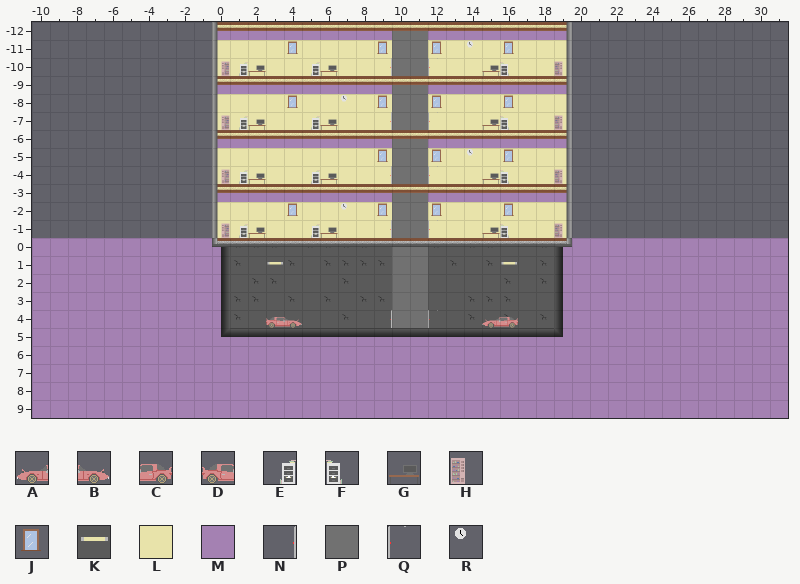
One commit to this Tiled map: Assets/Tiled/Tilemaps/GameWorldBaby.tmx. The picture above is the old version.
Cells are 32x32 px. Shown: x -10..31, y -12..9.
Key: from "MAZDA": A 0, B 0 flipped left-right, C 1, D 1 flipped left-right; from "Office Tileset": E 0, F 0 flipped left-right, G 1, H 2, J 3, K 7, L 30, M 32, N 33, P 34, Q 35, R 45.
_ is an empty cell, # one hidden under a higher layer.
Layers that did not change in this view are not listed.
Layer "Background" before, first column x 3:
-11 LLLLLLL##LLLLLLL
-10 LLLLLLL##LLLLLLL
 -9 MMMMMMM##MMMMMMM
 -8 LLLLLLL##LLLLLLL
 -7 LLLLLLL##LLLLLLL
 -6 MMMMMMM##MMMMMMM
 -5 LLLLLLL##LLLLLLL
 -4 LLLLLLL##LLLLLLL
Layer "Decoration" before, first column x 1:
-12 _________PP________
-11 ___J____JPPJ_R_J___
-10 EG__EG__NPPQ__GF__H
 -9 _________PP________
 -8 ___J__R_JPPJ___J___
 -7 EG__EG__NPPQ__GF__H
 -6 _________PP________
 -5 ________JPPJ_R_J___
 -4 EG__EG__NPPQ__GF__H
 -3 _________PP________
 -2 ___J__R_JPPJ___J___
 -1 EG__EG__NPPQ__GF__H
  0 _________PP________
  1 __K______PP____K___
  2 _________PP________
  3 _________PP________
  4 __DB____NPPQ__AC___
  5 ___________________
  6 ___________________
  7 ___________________
  8 ___________________
The result:
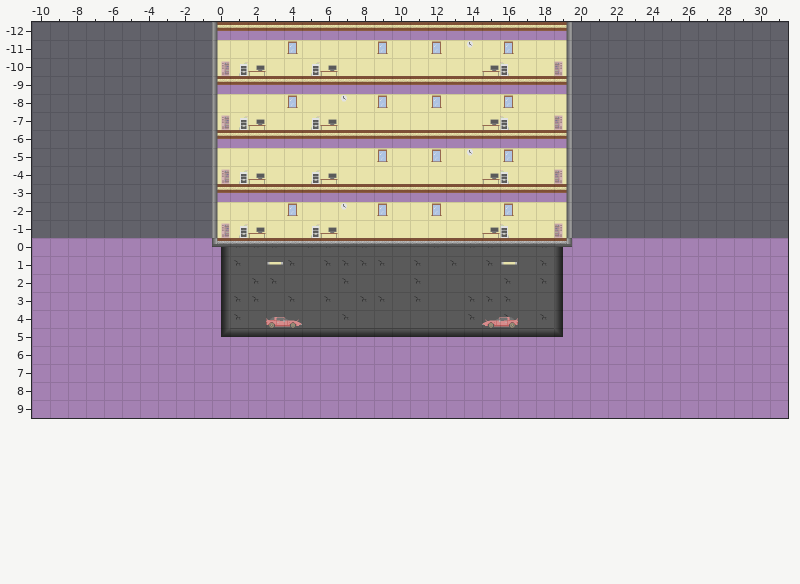
Edits made:
Layer "Background":
The edit adds tile L in row -8 at x 11.
Layer "Decoration":
The author cleared tile N in row -10 at x 9; in row -7 at x 9; in row -4 at x 9; in row -1 at x 9; in row 4 at x 9.
The author cleared tile P in rows -12 to 4 at x 10 to 11.
The author cleared tile Q in row -10 at x 12; in row -7 at x 12; in row -4 at x 12; in row -1 at x 12; in row 4 at x 12.
Changed places in both pictures, as pixel boxes (x1, y1, x2, y2):
changed: (390, 31, 438, 328)
